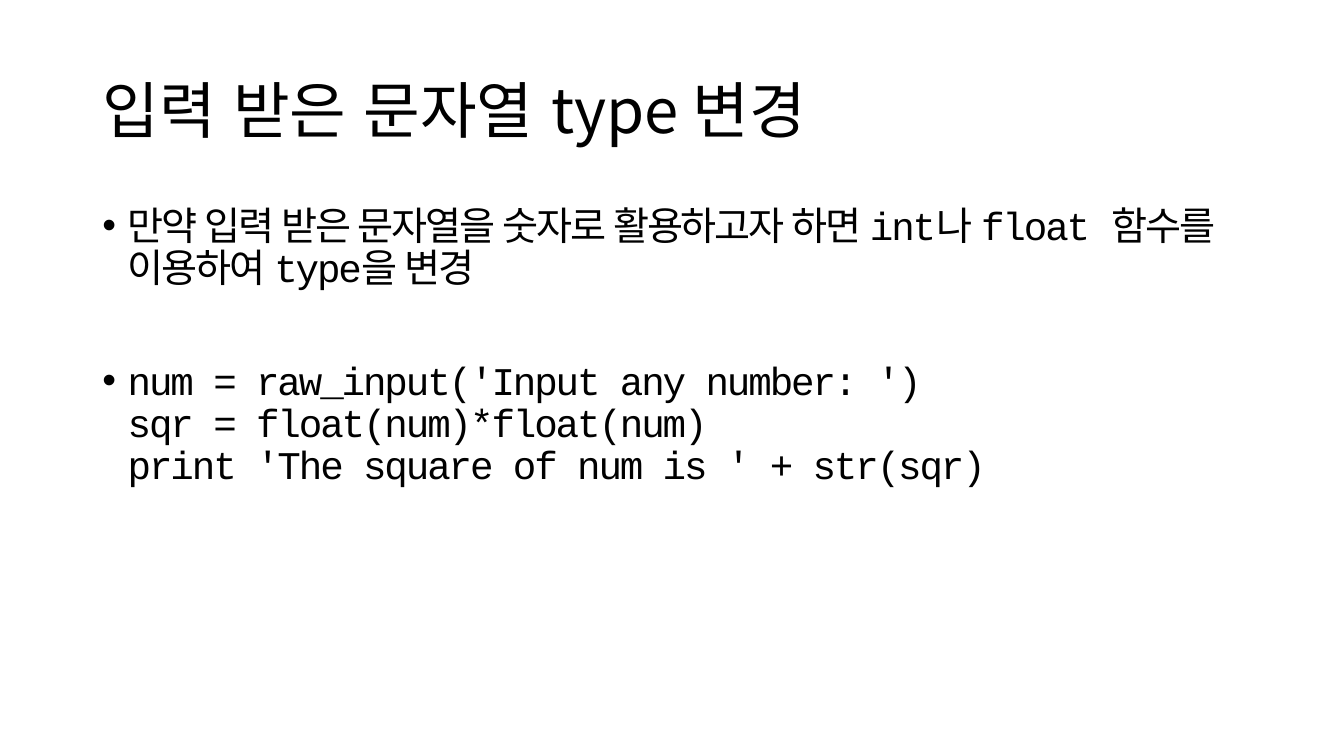
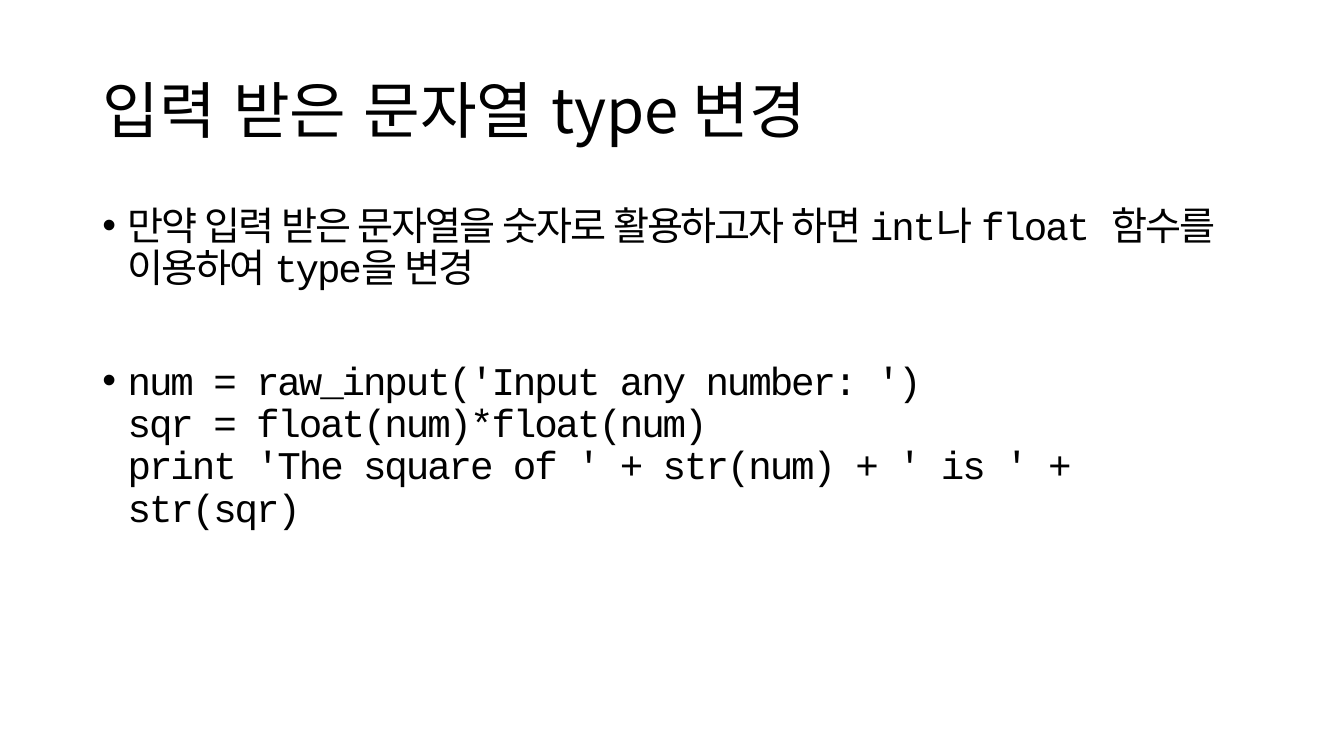
Before and after one commit to rigel13/SPuP, a slide deck: slide 34 of lecture/Python_2_기본.pptx. Drawn at 1344x756 pixels with LibreOffice and Linux fonts; fonts in the diff are those of the drawing. Boxes give left, top, right and bottom in pixels: in the first picture for what was removed or moved away, otherwise in the second. Text is boxed around its words. In the diff, an @@ line names an element or a change of style, - is before the commit and + after.

```diff
--- a/lecture/Python_2_기본.pptx
+++ b/lecture/Python_2_기본.pptx
@@ text at [128, 367, 986, 530]: text changed @@
-• num = raw_input('Input any number: ')
-  sqr = float(num)*float(num)
-  print 'The square of num is ' + str(sqr)
+• num = raw_input('Input any number: ')
+  sqr = float(num)*float(num)
+  print 'The square of ' + str(num) + ' is ' + str(sqr)
```
Also in this commit, not shown: 1 other file.
